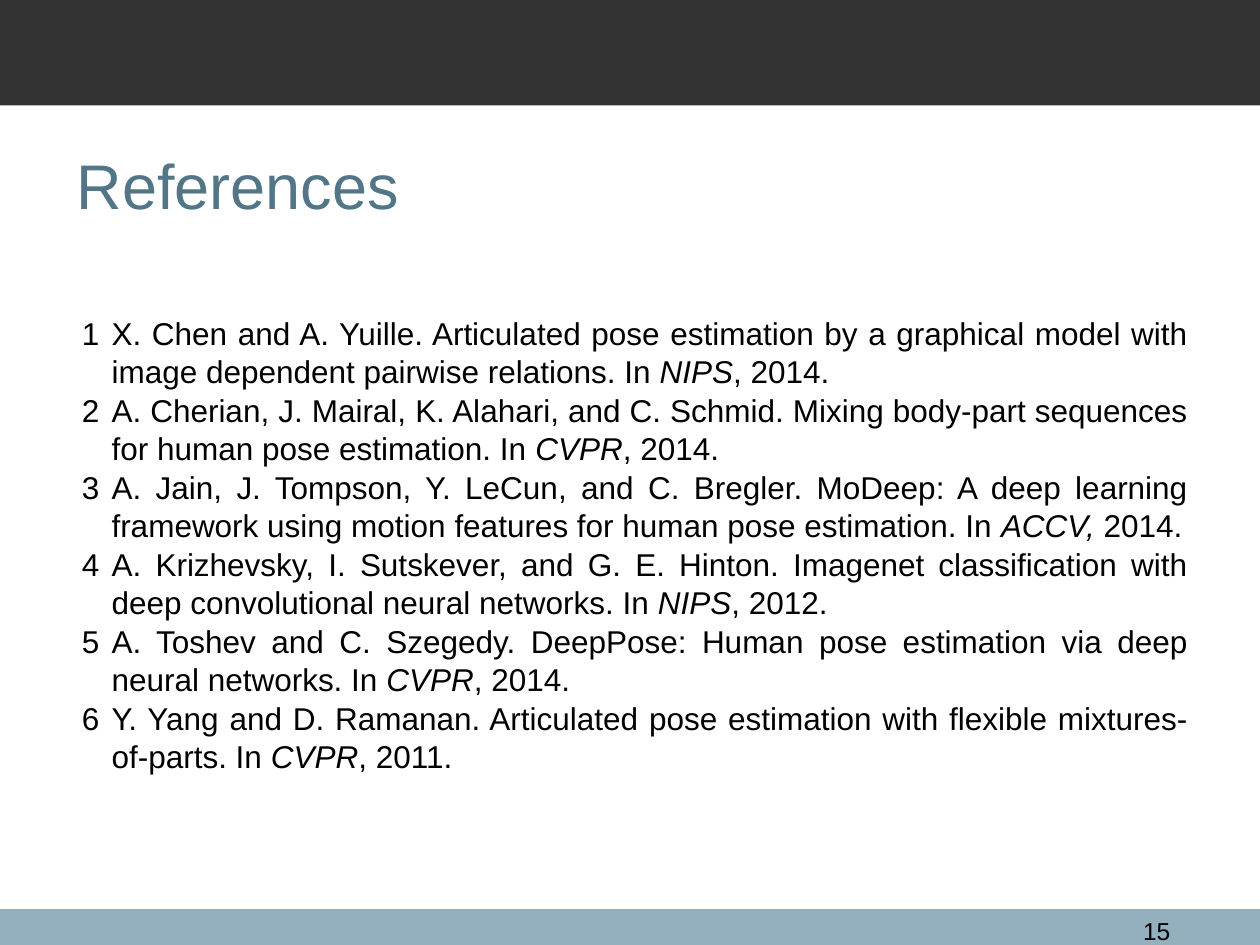
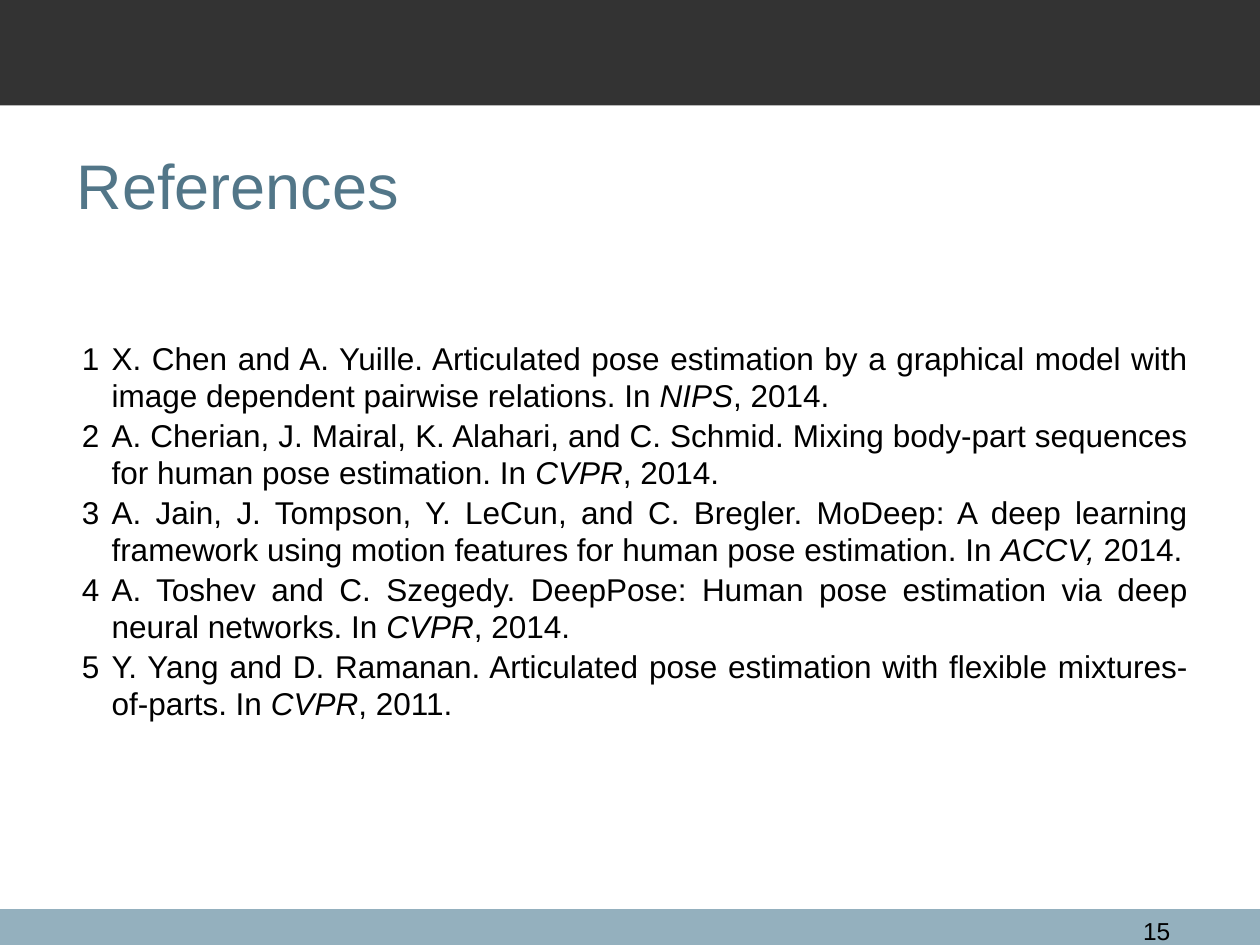
Before and after one commit to qxcv/comp2560, a slide deck: slide 15 of presentation/presentation.odp. Drawn at 1260x945 pixels with LibreOffice and Linux fonts; fonts in the diff are those of the drawing; background and template pictures are left out. Boxes give left, top, right and bottom in pixels: in the first picture for what was removed or moved away, otherwise in the second. Text is boxed around its words. In the diff, an @@ line names an element or a change of style, - is before the commit and + after.

```diff
--- a/presentation/presentation.odp
+++ b/presentation/presentation.odp
@@ text "X. Chen and A. Yuille. ...": place and size @@
-text "X. Chen and A. Yuille. ..." at bbox=[112, 322, 1187, 774]
+text "X. Chen and A. Yuille. ..." at bbox=[112, 347, 1187, 721]
@@ text at bbox=[112, 553, 1187, 620]: paragraph removed @@
-4 A. Krizhevsky, I. Sutskever, and G. E. Hinton. Imagenet classification with deep convolutional neural networks. In NIPS, 2012.
```
Also in this commit, not shown: 2 other slides changed.
